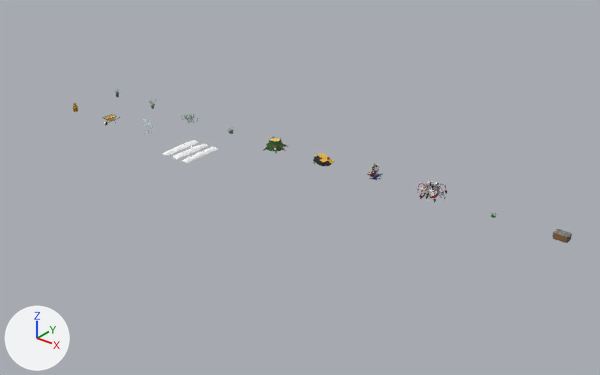
What one commit did to the glTF model art/props/FarmHeistProps.glb.
One viewpoint serves both versions: a camera (50 mm lens) standing at (172.7, -136.6, 76.6) and looking at (72.3, -11.1, -1.3). Lighting does not change. The marker at lower left points along +X, +Y and +Z. The picture after the commit comes second. Vertices at exactly the same position are counted once.

Names of what the first picture shows: 'Bramble', 'Furrows', 'HayBale', 'Rock', 'Stump', 'Weathervane', 'Wheelbarrow' and 1 more.
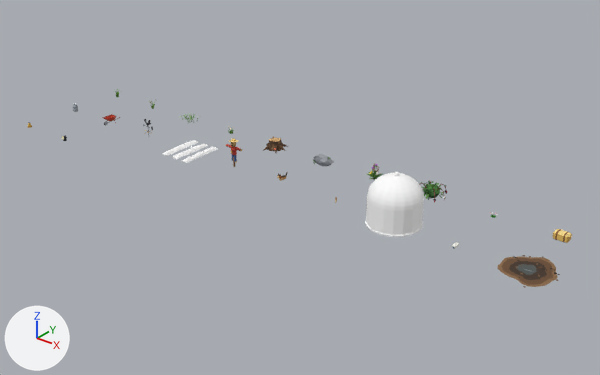
The change, as a list of edits to the scene's bpy script:
```text
Change me_stump:
    where me_stump.from_pydata(...)  # 333 vertices, 550 faces; spans x -2.7..2.94, y -2.85..2.81, z -0.2..2.51
    me_stump part 1: texture (UV) coordinates of 550 of 550 faces, centred in x -2.6..2.76, y -2.63..2.61, z -0.13..2.17, changed; they spanned u 0.03..0.97, v 0.23..0.77 and now span u 0.03..0.97, v 0.32..0.79
Change me_rock:
    where me_rock.from_pydata(...)  # 194 vertices, 250 faces; spans x -3.16..2.51, y -2.19..2.06, z 0.0..2.26
    me_rock part 2: texture (UV) coordinates of 250 of 250 faces, centred in x -3.12..2.21, y -2.02..1.99, z 0.0..2.02, changed; they spanned u 0.03..0.97, v 0.17..0.3 and now span u 0.03..0.97, v 0.26..0.38
Change me_bramble:
    where me_bramble.from_pydata(...)  # 952 vertices, 1262 faces; spans x -3.09..3.47, y -3.19..3.09, z -0.02..3.75
    me_bramble part 3: texture (UV) coordinates of 1262 of 1262 faces, centred in x -3.02..3.37, y -3.17..2.85, z 0.24..3.44, changed; they spanned u 0.03..0.97, v 0.1..0.43 and now span u 0.03..0.97, v 0.21..0.5
Change me_haybale:
    where me_haybale.from_pydata(...)  # 144 vertices, 156 faces; spans x -1.9..1.93, y -0.92..0.92, z -0.02..1.82
    me_haybale part 4: texture (UV) coordinates of 156 of 156 faces, centred in x -1.62..1.63, y -0.92..0.92, z -0.02..1.66, changed; they spanned u 0.34..0.59, v 0.1..0.9 and now span u 0.34..0.59, v 0.21..0.91
Change me_wheelbarrow:
    where me_wheelbarrow.from_pydata(...)  # 164 vertices, 250 faces; spans x -1.01..1.01, y -2.05..2.37, z -0.01..1.91
    me_wheelbarrow part 5: texture (UV) coordinates of 250 of 250 faces, centred in x -0.99..0.99, y -2.03..2.36, z 0.02..1.89, changed; they spanned u 0.66..0.97, v 0.1..0.77 and now span u 0.66..0.97, v 0.21..0.79
Change me_weathervane:
    where me_weathervane.from_pydata(...)  # 203 vertices, 304 faces; spans x -1.9..1.85, y -1.29..1.29, z 0.0..4.6
    me_weathervane part 6: texture (UV) coordinates of 304 of 304 faces, centred in x -1.53..1.57, y -1.2..1.2, z 1.16..4.57, changed; they spanned u 0.03..0.09, v 0.03..0.03 and now span u 0.03..0.09, v 0.15..0.15
Add ob_mudpatch:
    ob_mudpatch = bpy.data.objects.new('MudPatch', me_mudpatch)  # 353 vertices, 472 faces; spans x -5.17..5.46, y -5.81..5.92, z -0.03..0.27; in mat_proppalette (picture img_proppalette)
    ob_mudpatch.location = (126.0, -14.0, 0.0)
Add ob_cloche:
    ob_cloche = bpy.data.objects.new('Cloche', me_cloche)  # 289 vertices, 558 faces; spans x -5.62..5.62, y -5.53..5.53, z 0.0..10.88; in mat_propplain (white #ffffff)
    ob_cloche.location = (98.0, -14.0, 0.0)
Add ob_guarddog:
    ob_guarddog = bpy.data.objects.new('GuardDog', me_guarddog)  # 411 vertices, 740 faces; spans x -0.46..0.46, y -2.0..1.52, z 0.94..2.94; in mat_proppalette (picture img_proppalette)
    ob_guarddog.location = (70.0, -14.0, 0.0)
Add ob_scarecrow:
    ob_scarecrow = bpy.data.objects.new('Scarecrow', me_scarecrow)  # 666 vertices, 988 faces; spans x -2.66..2.71, y -1.06..1.15, z 0.0..6.79; in mat_proppalette (picture img_proppalette)
    ob_scarecrow.location = (56.0, -14.0, 0.0)
```

What differs and where, as boxes [x1, y1, x2, y2] in the pictures (600 x 375 px):
'Cloche', added: after [365, 172, 424, 237]
'MudPatch', added (brown): after [498, 255, 560, 288]
'Scarecrow', added: after [226, 138, 242, 167]
'GuardDog', added: after [277, 172, 288, 181]
part 1 of me_stump, surface changed: [264, 136, 285, 153] in both
part 2 of me_rock, surface changed: [313, 154, 334, 166] in both
part 3 of me_bramble, surface changed (grey to green): [419, 180, 448, 203] in both
part 4 of me_haybale, surface changed (lighter): [552, 229, 572, 243] in both
part 5 of me_wheelbarrow, surface changed: [102, 114, 118, 126] in both
part 6 of me_weathervane, surface changed: [143, 119, 153, 135] in both
